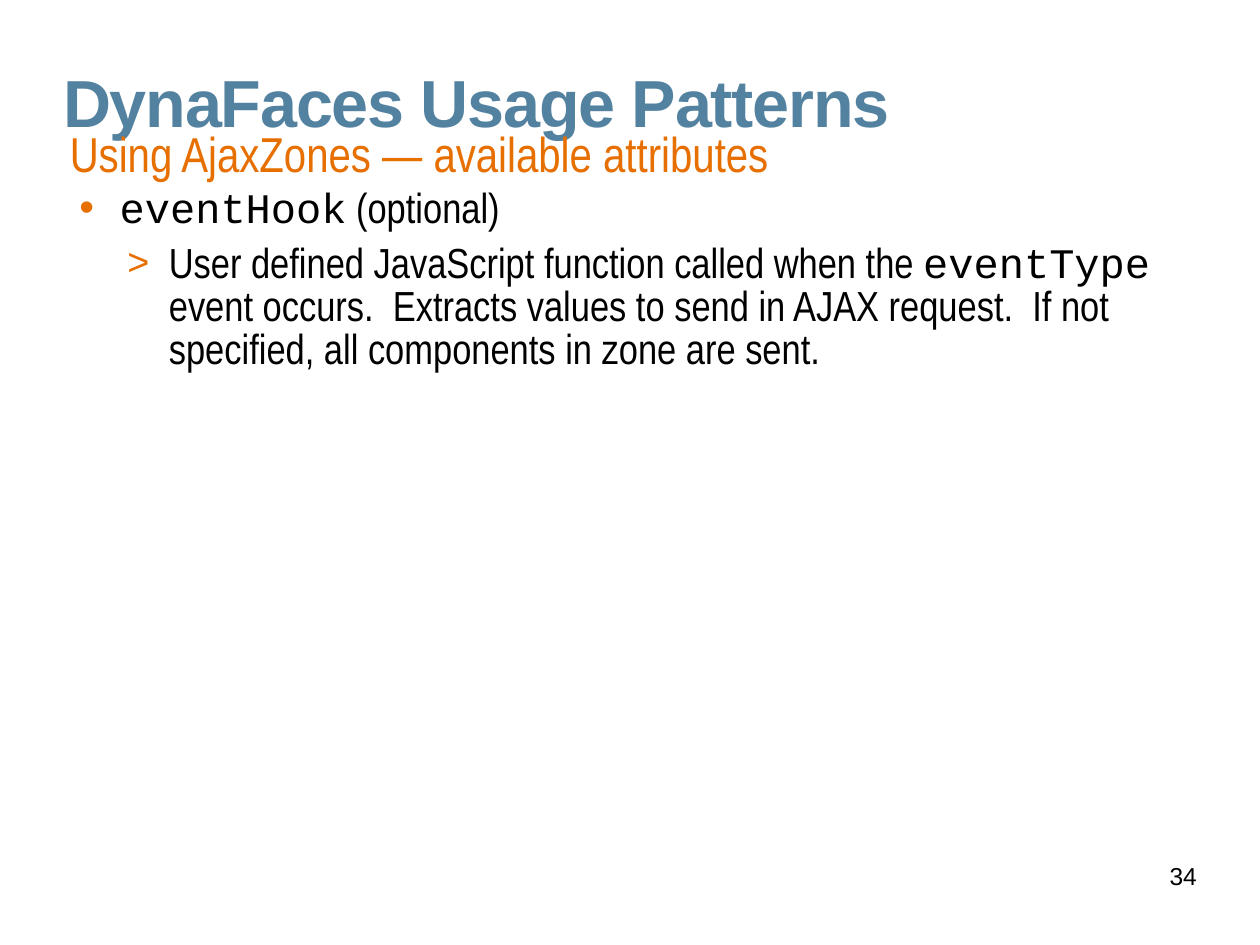
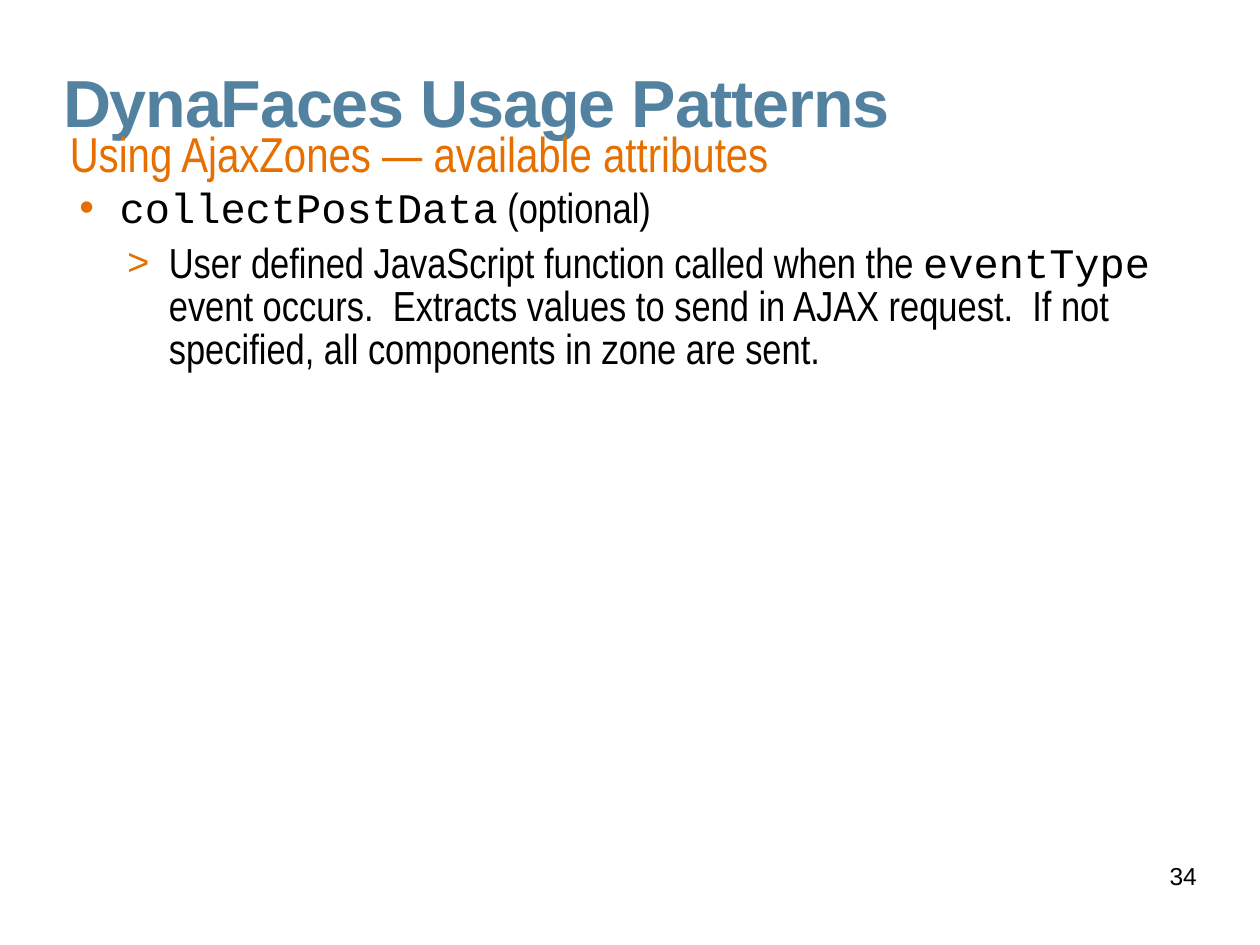
Before and after one commit to javaee/javaserverfaces-extensions, a slide deck: slide 34 of www/slides/dynafaces-advanced.odp. Drawn at 1260x945 pixels with LibreOffice and Linux fonts; fonts in the diff are those of the drawing; background and template pictures are left out. Boxes give left, top, right and bottom in pixels: in the first picture for what was removed or moved away, otherwise in the second. Text is boxed around its words. In the diff, an @@ line names an element or a change of style, - is before the commit and + after.

Commit message:
remove hook references

```diff
--- a/www/slides/dynafaces-advanced.odp
+++ b/www/slides/dynafaces-advanced.odp
@@ text at [120,192,651,232]: text changed; font Arial Narrow to Courier New @@
-• eventHook (optional)
+• collectPostData (optional)
```
Also in this commit, not shown: 22 other slides changed, 1 other file.
